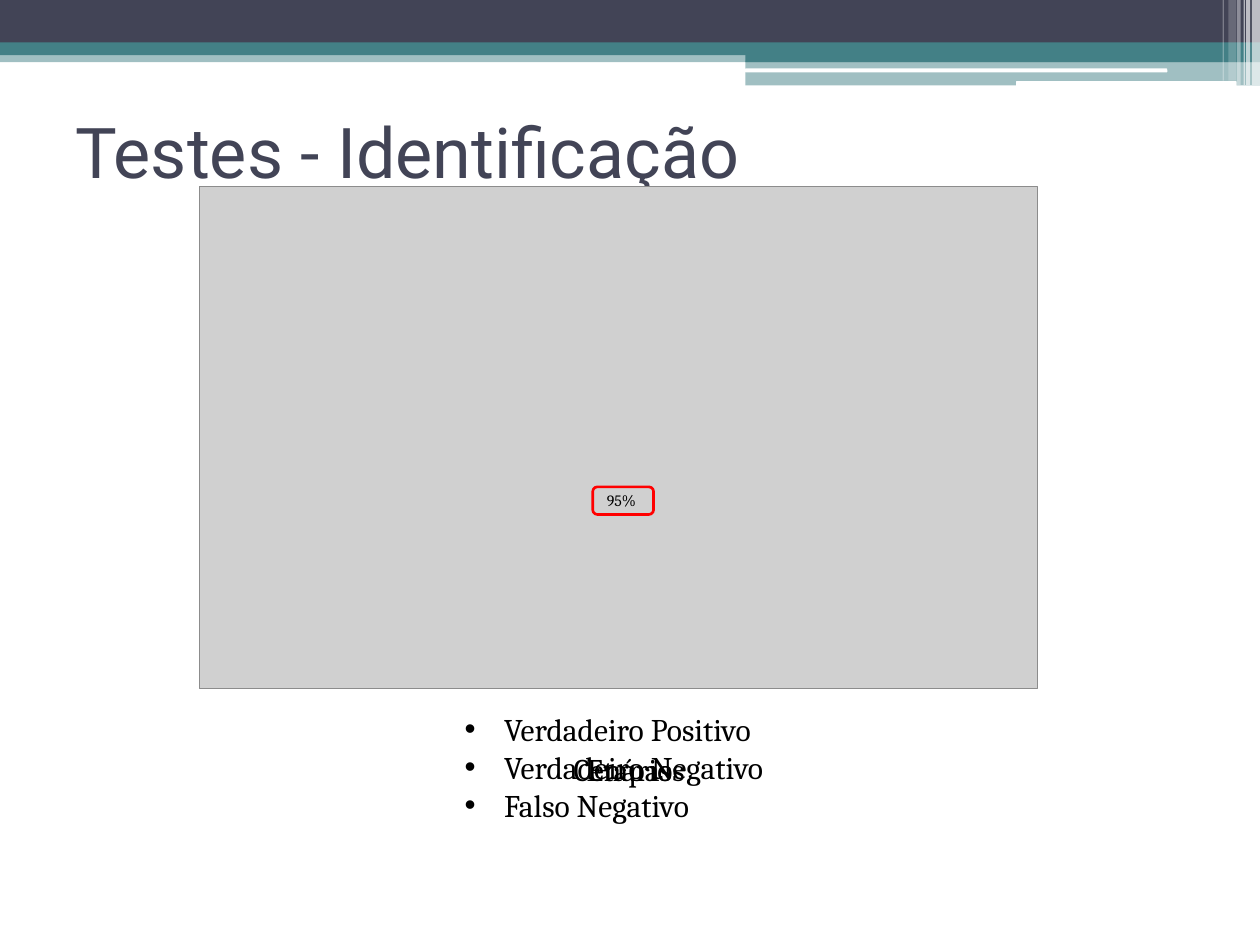
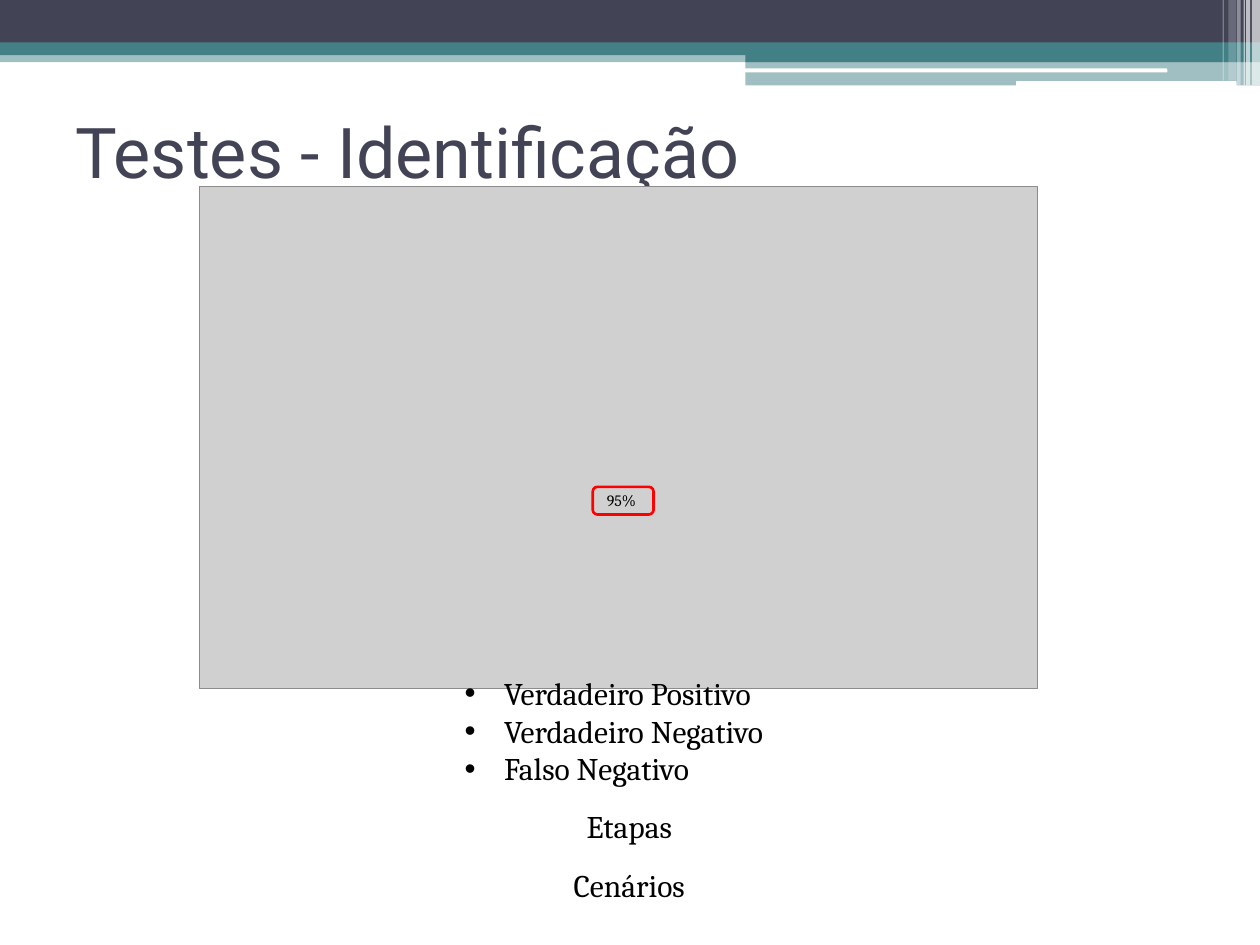
Before and after one commit to talesporto/Artigo-TRUE-SBCUP, a slide deck: slide 29 of apresentacao/ApresentacaoSBCUP.pptx. Drawn at 1260x945 pixels with LibreOffice and Linux fonts; fonts in the diff are those of the drawing; grey boxes stand for pictures. Boxes give left, top, right and bottom in pixels: in the first picture for what was removed or moved away, otherwise in the second. Text is boxed around its words. In the diff, an @@ line names an element or a change of style, - is before the commit and + after.

```diff
--- a/apresentacao/ApresentacaoSBCUP.pptx
+++ b/apresentacao/ApresentacaoSBCUP.pptx
@@ text "Verdadeiro Positivo": place and size @@
-text "Verdadeiro Positivo" at [504,719,763,824]
+text "Verdadeiro Positivo" at [504,683,763,787]
@@ text "Etapas": place and size @@
-text "Etapas" at [587,757,672,788]
+text "Etapas" at [587,817,672,845]
@@ text "Cenários" rewrapped from [574,757,685,788] to [574,875,685,898] @@
```
Also in this commit, not shown: 12 other slides changed, 7 other files.
